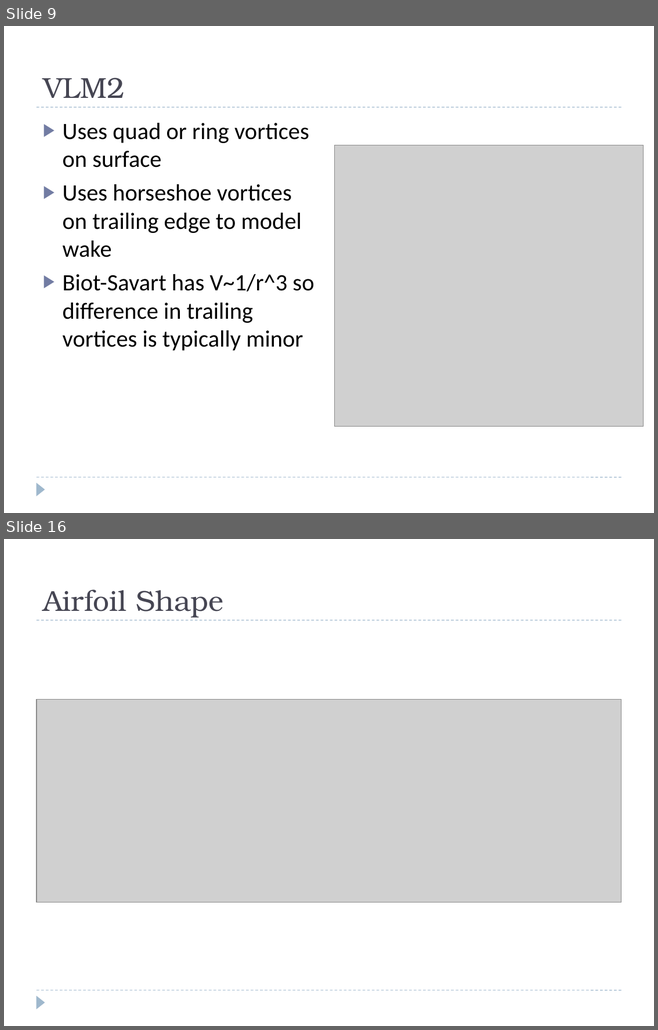
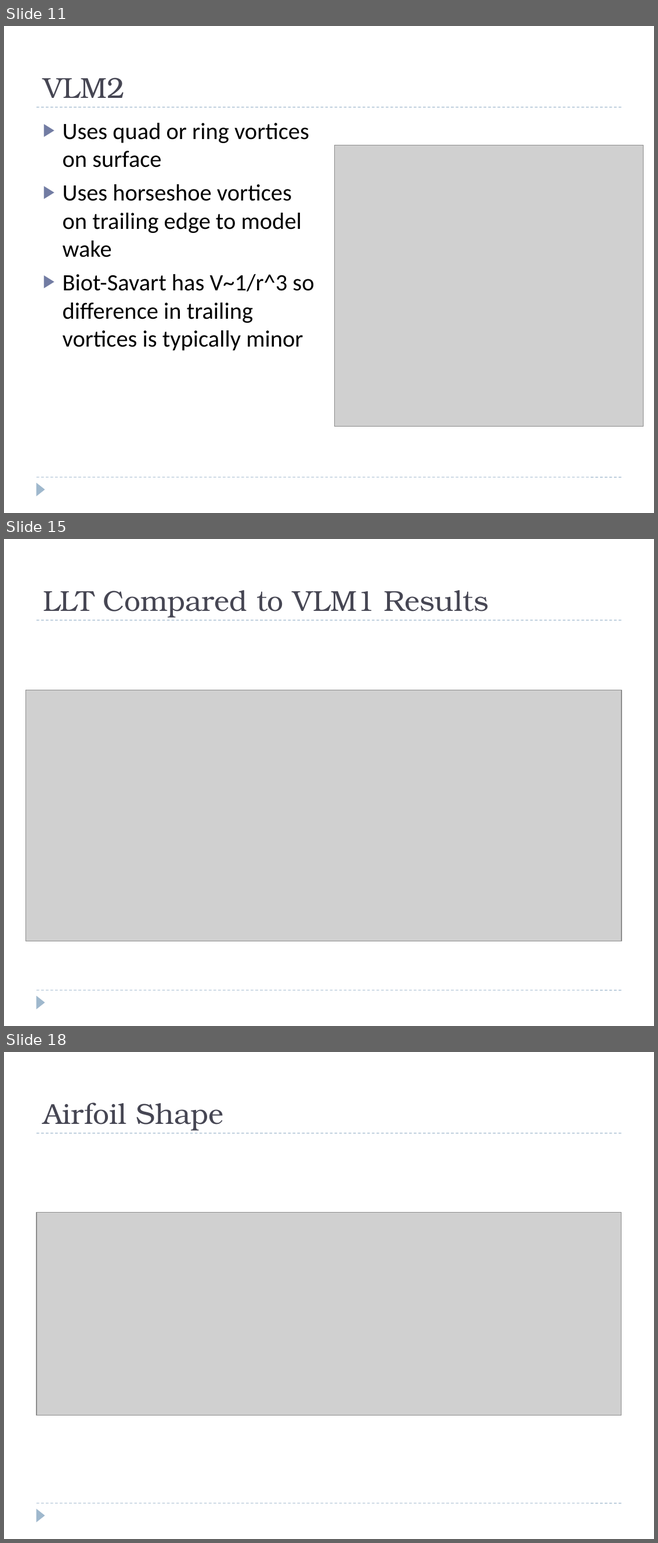
Before and after one commit to colinparker/Pterosaur, a slide deck: XFLR5 Methods and Their Application in.pptx. Shown one above the other, each under a label of ours: slides 9 and 16 before the commit, slides 11, 15 and 18 after it; the slides between them are not shown. The pictures are 658x1030 and 658x1543 pixels, drawn with LibreOffice and Linux fonts; fonts in the diff are those of the drawing; grey boxes stand for pictures. Boxes give left, top, right and bottom in pixels: in the first picture for what was removed or moved away, otherwise in the second. Text is boxed around its words. In the diff, an @@ line names an element or a change of style, - is before the commit and + after.

```diff
--- a/XFLR5 Methods and Their Application in.pptx
+++ b/XFLR5 Methods and Their Application in.pptx
@@ slide 15 added at <box>4,539,654,1026</box>, background #FFFFFF; not listed: 3 template elements that a slide beside it also shows @@
@@ title added at <box>43,590,489,618</box>, 32 pt, text #464653 @@
+LLT Compared to VLM1 Results
@@ picture added at <box>25,690,621,941</box> @@
@@ what was slide 9 is now slide 11 @@
@@ what was slide 16 is now slide 18 @@
```
Also in this commit, not shown: 5 slides changed, 7 other slides added, 6 slides removed, 7 other files.
